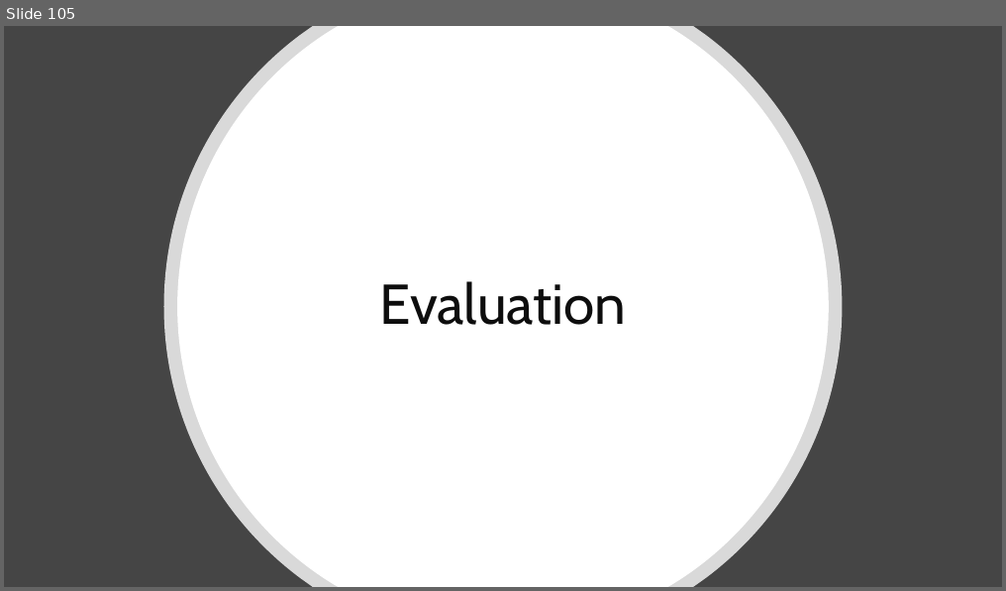
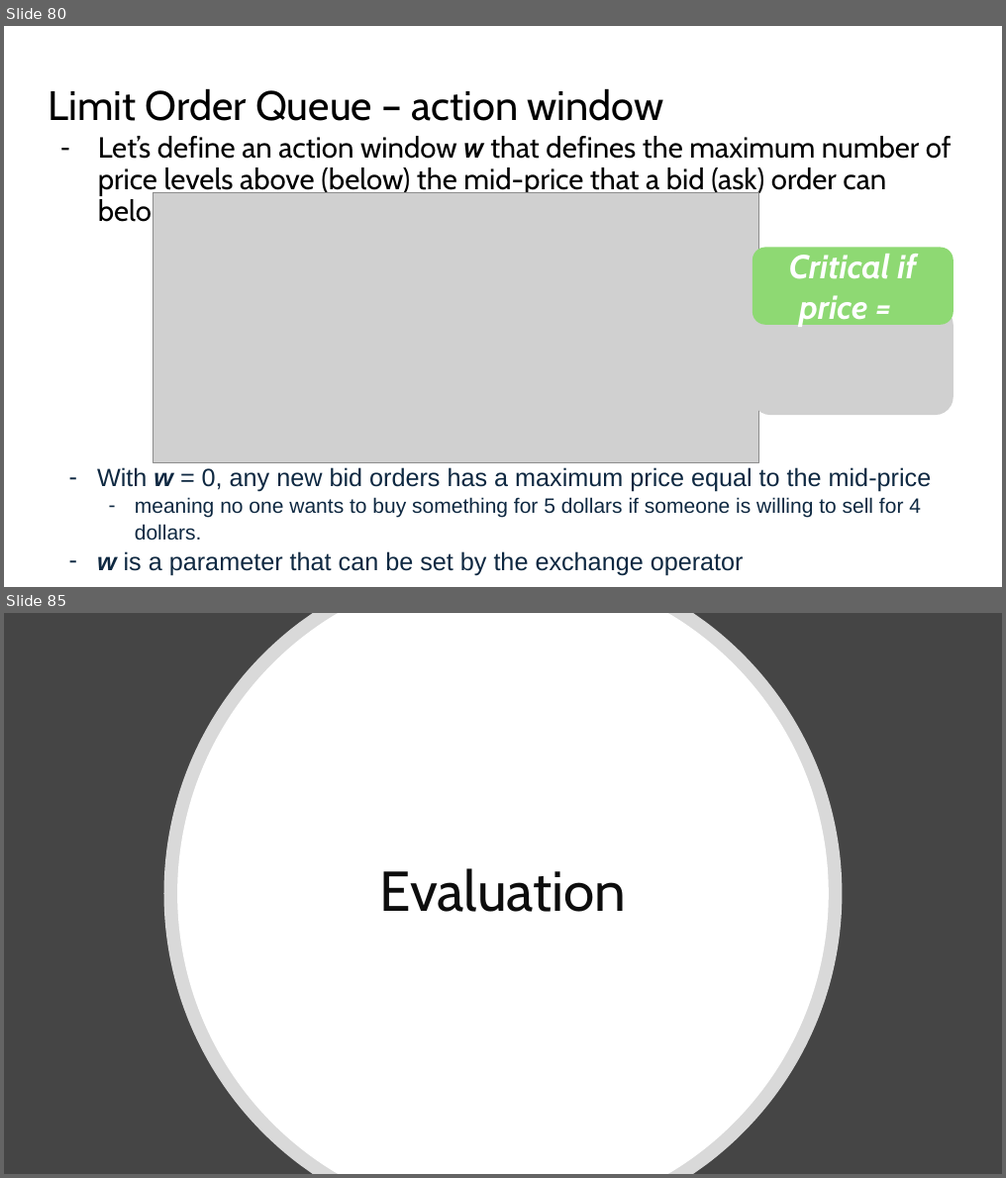
Before and after one commit to HaseebLUMS/Onyx-Presentation, a slide deck: thesis-latency-fairness.pptx. Shown one above the other, each under a label of ours: slide 105 before the commit, slides 80 and 85 after it; the slides between them are not shown. The pictures are 1006x591 and 1006x1178 pixels, drawn with LibreOffice and Linux fonts; fonts in the diff are those of the drawing; grey boxes stand for pictures. Boxes give left, top, right and bottom in pixels: in the first picture for what was removed or moved away, otherwise in the second. Text is boxed around its words. In the diff, an @@ line names an element or a change of style, - is before the commit and + after.

```diff
--- a/thesis-latency-fairness.pptx
+++ b/thesis-latency-fairness.pptx
@@ slide 80 added at [4,26,1002,587], background #FFFFFF @@
@@ title added at [48,88,664,121], 39.6 pt, text #000000 @@
+Limit Order Queue – action window
@@ text added at [98,136,951,228], 28 pt, text #000000 @@
+– Let’s define an action window w that defines the maximum number of price levels above (below) the mid-price that a bid (ask) order can belong to
@@ picture added at [152,193,758,464] @@
@@ rounded rectangle added at [752,248,953,325], fill #8ED973, 32 pt, text #FFFFFF, bold, italic @@
+Critical if price =
@@ picture added at [752,307,953,415] @@
@@ text added at [97,468,932,575], 24 pt, text #0E2841 @@
+– With w = 0, any new bid orders has a maximum price equal to the mid-price
+  – meaning no one wants to buy something for 5 dollars if someone is willing to sell for 4 dollars.
+– w is a parameter that can be set by the exchange operator
@@ what was slide 105 is now slide 85 @@
```
Also in this commit, not shown: 3 slides changed, 16 other slides added, 37 slides removed, 1 other file.
